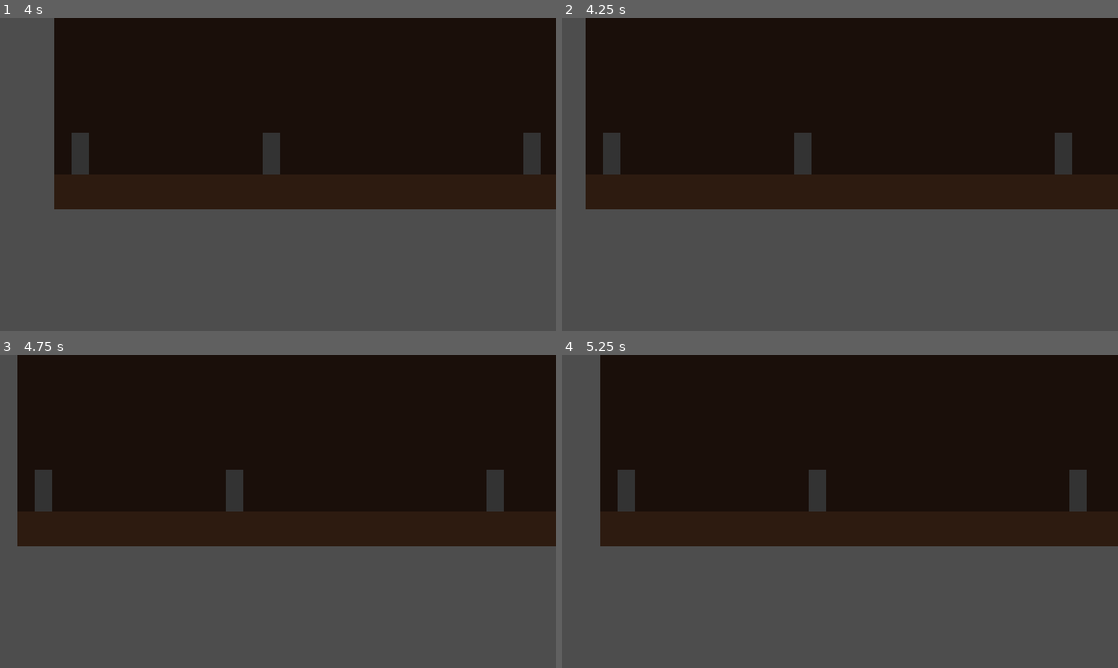
Above: before the commit, frames 1-4 (two rows, left to right).
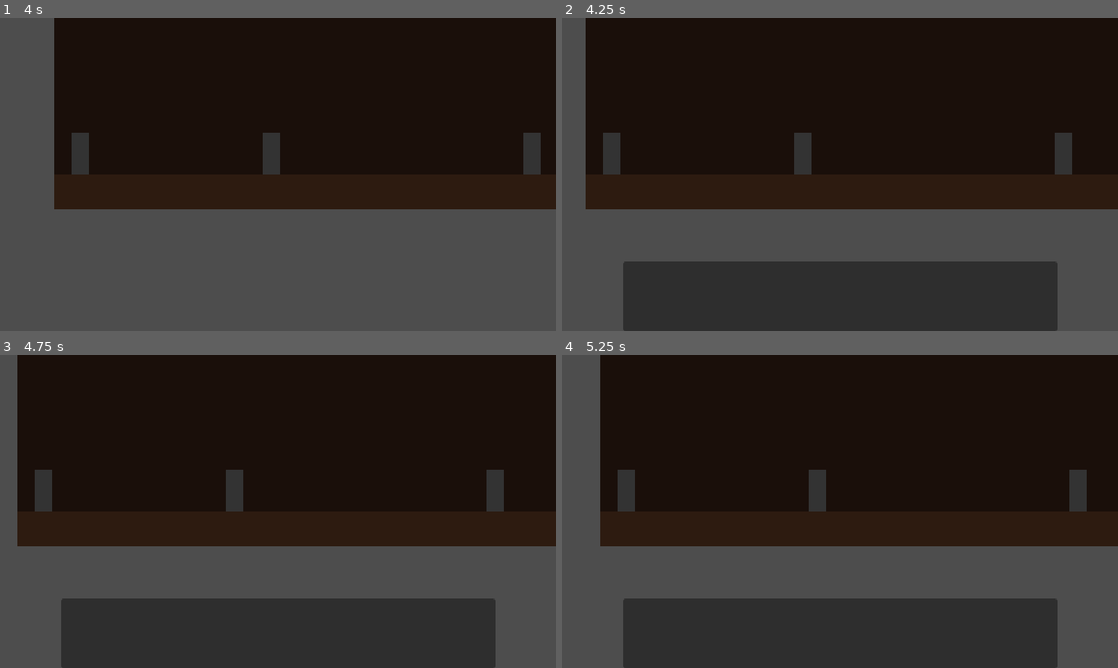
Above: after the commit, the same moments.

Repository: PNVDEVOPS/balagan_game
Game: Godot game, scene res://scenes/rooms/room_main_hall.tscn
Two runs of this game, one before a commit and one after it. Both use one fixed random seed, a clock stepped at 60 frames per second and the inputs below.
Inputs:
- Up to frame 1 (4 s): hold E (interact) 0.53-1.28 s; hold D (move_right) 0.53-2.03 s; tap Space (advance_dialogue) at 1.35 s; tap E (interact) at 1.55, 2.3, 2.85, 3.8 s; hold A (move_left) 2.03-2.78 s; hold Q (hide) 2.03-2.78 s; hold D (move_right) from 2.78 s (still down); hold Shift (run) from 3.53 s (still down)
- Up to frame 2 (4.25 s): keep holding D (move_right); keep holding Shift (run); tap Tab (inventory) at 4.15 s
- Up to frame 3 (4.75 s): release D (move_right) at 4.28 s; release Shift (run) at 4.28 s; hold A (move_left) from 4.28 s (still down); tap E (interact) at 4.35 s
- Up to frame 4 (5.25 s): release A (move_left) at 5.03 s; hold D (move_right) from 5.03 s (still down); hold Space (advance_dialogue) from 5.03 s (still down)

Frame 1 is identical in both runs. In frame 2, 17% of the frame differs, in the area x 11-90%, y 77-100%; in frame 3, 17%; in frame 4, 17%.

Commit message:
feat: inventory system with pickable/examinable/usable objects and UI
Co-Authored-By: Claude Sonnet 4.6 <noreply@anthropic.com>

Diff:
--- a/scenes/rooms/room_main_hall.tscn
+++ b/scenes/rooms/room_main_hall.tscn
@@ -1,7 +1,8 @@
-[gd_scene load_steps=4 format=3 uid="uid://room_main_hall"]
+[gd_scene load_steps=5 format=3 uid="uid://room_main_hall"]
 
 [ext_resource type="PackedScene" uid="uid://player001" path="res://scenes/player/player.tscn" id="1"]
 [ext_resource type="PackedScene" uid="uid://door001" path="res://scenes/objects/door.tscn" id="2"]
+[ext_resource type="PackedScene" uid="uid://hud001" path="res://scenes/ui/hud.tscn" id="3"]
 
 [sub_resource type="WorldBoundaryShape2D" id="WorldBoundaryShape2D_floor"]
 
@@ -41,3 +42,5 @@
 [node name="DoorRight" parent="." instance=ExtResource("2")]
 position = Vector2(550, 320)
 door_id = "door_right"
+
+[node name="HUD" parent="." instance=ExtResource("3")]
--- /dev/null
+++ b/scenes/ui/hud.tscn
@@ -0,0 +1,10 @@
+[gd_scene load_steps=3 format=3 uid="uid://hud001"]
+
+[ext_resource type="Script" path="res://scripts/ui/hud.gd" id="1"]
+[ext_resource type="PackedScene" uid="uid://inventory_ui" path="res://scenes/ui/inventory_ui.tscn" id="2"]
+
+[node name="HUD" type="CanvasLayer"]
+layer = 5
+script = ExtResource("1")
+
+[node name="InventoryUI" parent="." instance=ExtResource("2")]
--- /dev/null
+++ b/scenes/ui/inventory_ui.tscn
@@ -0,0 +1,32 @@
+[gd_scene load_steps=2 format=3 uid="uid://inventory_ui"]
+
+[ext_resource type="Script" path="res://scripts/ui/inventory_ui.gd" id="1"]
+
+[node name="InventoryUI" type="CanvasLayer"]
+layer = 5
+script = ExtResource("1")
+
+[node name="Panel" type="PanelContainer" parent="."]
+visible = false
+anchors_preset = 7
+anchor_left = 0.5
+anchor_top = 1.0
+anchor_right = 0.5
+anchor_bottom = 1.0
+offset_left = -250.0
+offset_top = -80.0
+offset_right = 250.0
+grow_horizontal = 2
+grow_vertical = 0
+
+[node name="MarginContainer" type="MarginContainer" parent="Panel"]
+layout_mode = 2
+theme_override_constants/margin_left = 8
+theme_override_constants/margin_top = 8
+theme_override_constants/margin_right = 8
+theme_override_constants/margin_bottom = 8
+
+[node name="HBoxContainer" type="HBoxContainer" parent="Panel/MarginContainer"]
+layout_mode = 2
+alignment = 1
+theme_override_constants/separation = 8
--- /dev/null
+++ b/scripts/objects/examinable.gd
@@ -0,0 +1,11 @@
+extends Interactable
+
+@export_multiline var examine_text: String = ""
+
+func _ready() -> void:
+	super._ready()
+	interaction_type = Type.EXAMINABLE
+
+func interact(player: CharacterBody2D) -> void:
+	if not examine_text.is_empty():
+		DialogueManager.show_text("", examine_text)
--- /dev/null
+++ b/scripts/objects/pickable.gd
@@ -0,0 +1,17 @@
+extends Interactable
+
+@export var item_id: String = ""
+@export var item_name: String = ""
+@export var pickup_text: String = ""
+
+func _ready() -> void:
+	super._ready()
+	interaction_type = Type.PICKABLE
+	if Inventory.has_item(item_id):
+		queue_free()
+
+func interact(player: CharacterBody2D) -> void:
+	if Inventory.add_item(item_id):
+		if not pickup_text.is_empty():
+			DialogueManager.show_text("", pickup_text)
+		queue_free()
--- /dev/null
+++ b/scripts/objects/usable.gd
@@ -0,0 +1,31 @@
+extends Interactable
+
+@export var success_text: String = ""
+@export var fail_text: String = "Нужно что-то для этого..."
+@export var used: bool = false
+
+signal item_used()
+
+func _ready() -> void:
+	super._ready()
+	interaction_type = Type.USABLE
+
+func interact(player: CharacterBody2D) -> void:
+	if used:
+		return
+	if required_item.is_empty():
+		_on_success()
+		return
+	if Inventory.selected_item == required_item:
+		Inventory.remove_item(required_item)
+		_on_success()
+	elif not Inventory.selected_item.is_empty():
+		DialogueManager.show_text("", "Это здесь не подходит.")
+	else:
+		DialogueManager.show_text("", fail_text)
+
+func _on_success() -> void:
+	used = true
+	if not success_text.is_empty():
+		DialogueManager.show_text("", success_text)
+	item_used.emit()
--- /dev/null
+++ b/scripts/ui/hud.gd
@@ -0,0 +1 @@
+extends CanvasLayer
--- /dev/null
+++ b/scripts/ui/inventory_ui.gd
@@ -0,0 +1,40 @@
+extends CanvasLayer
+
+@onready var panel: PanelContainer = $Panel
+@onready var item_list: HBoxContainer = $Panel/MarginContainer/HBoxContainer
+
+var is_open: bool = false
+
+func _ready() -> void:
+	panel.visible = false
+	Inventory.inventory_changed.connect(_refresh)
+
+func _unhandled_input(event: InputEvent) -> void:
+	if event.is_action_pressed("inventory"):
+		toggle()
+
+func toggle() -> void:
+	is_open = not is_open
+	panel.visible = is_open
+	if is_open:
+		_refresh()
+
+func _refresh() -> void:
+	for child in item_list.get_children():
+		child.queue_free()
+
+	for item_id in Inventory.items:
+		var btn := Button.new()
+		btn.text = item_id
+		btn.custom_minimum_size = Vector2(64, 64)
+		if Inventory.selected_item == item_id:
+			btn.modulate = Color.YELLOW
+		btn.pressed.connect(_on_item_pressed.bind(item_id))
+		item_list.add_child(btn)
+
+func _on_item_pressed(item_id: String) -> void:
+	if Inventory.selected_item == item_id:
+		Inventory.clear_selection()
+	else:
+		Inventory.select_item(item_id)
+	_refresh()
